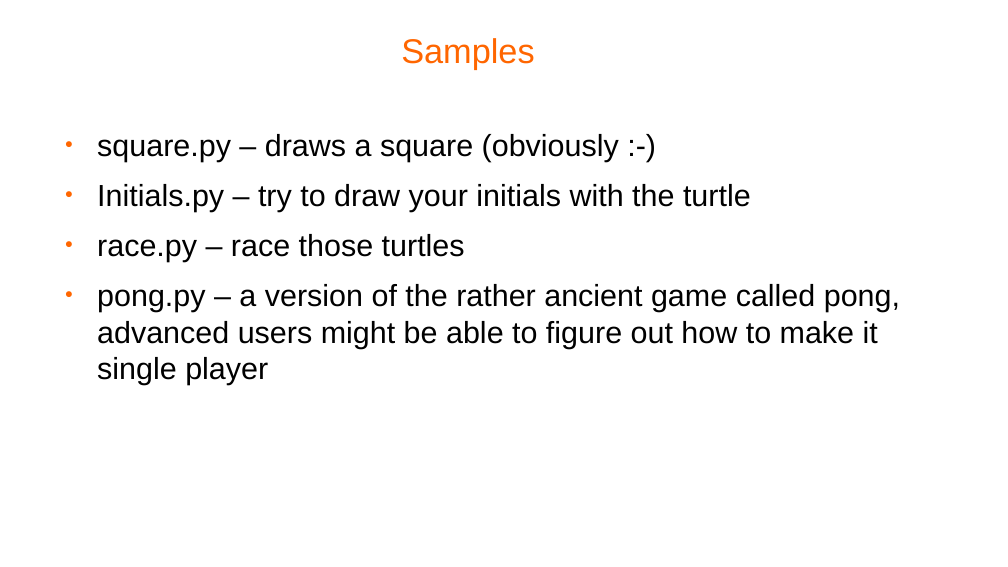
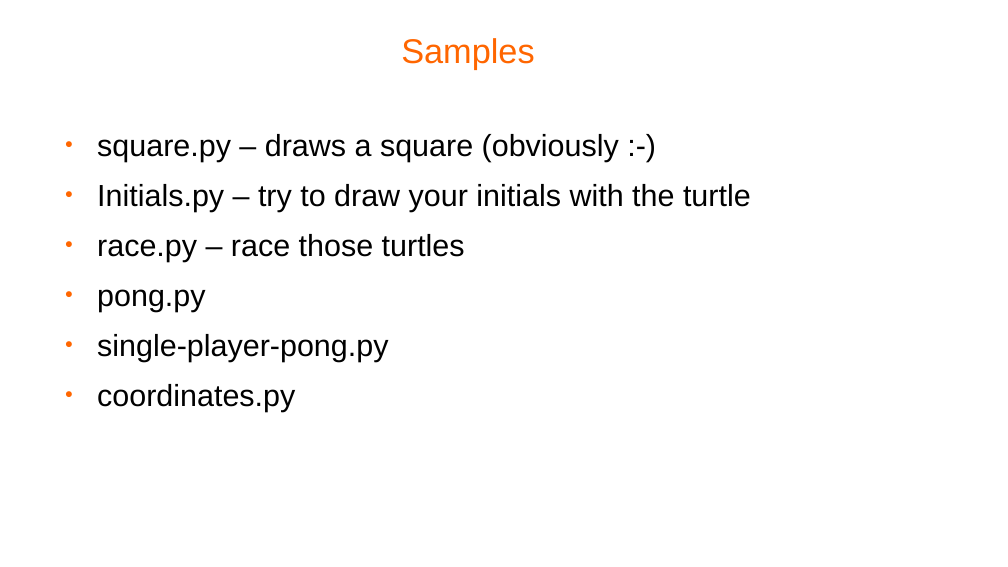
Before and after one commit to pellcorp/coding, a slide deck: slide 5 of docs/python-turtle.odp. Drawn at 1008x567 pixels with LibreOffice and Linux fonts; fonts in the diff are those of the drawing; background and template pictures are left out. Boxes give left, top, right and bottom in pixels: in the first picture for what was removed or moved away, otherwise in the second. Text is boxed around its words. In the diff, an @@ line names an element or a change of style, - is before the commit and + after.

Commit message:
new sample code

```diff
--- a/docs/python-turtle.odp
+++ b/docs/python-turtle.odp
@@ text at (97, 289, 388, 412): text changed @@
-● pong.py – a version of the rather ancient game called pong, advanced users might be able to figure out how to make it single player
+● pong.py
+● single-player-pong.py
+● coordinates.py
```
Also in this commit, not shown: 1 other slide changed, 1 slide added, 10 other files.
